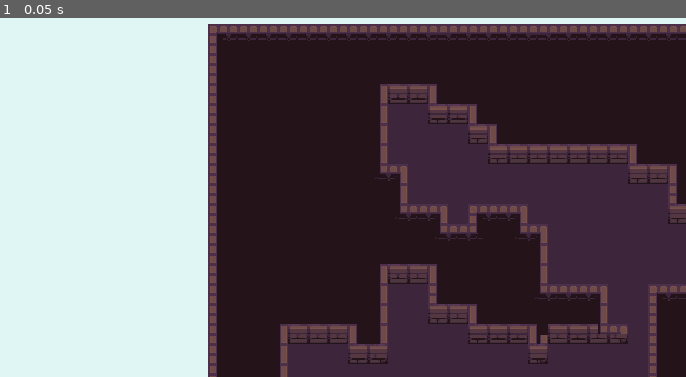
Above: before the commit, frame 1.
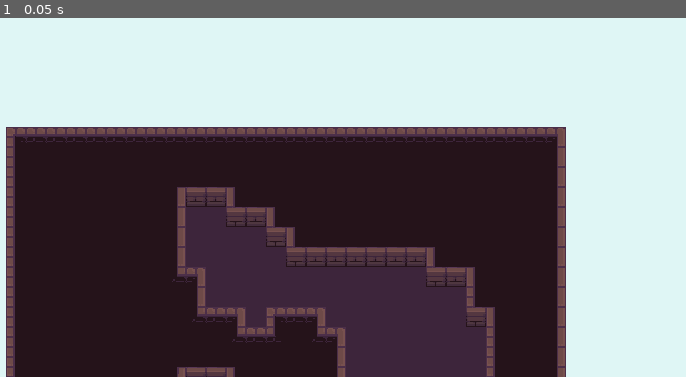
Above: after the commit, the same moment.

Repository: BenjaTK/Gaea
Game: Godot game, scene res://scenes/demos/walker/walker_demo.tscn
Same seed, same stepped clock (60 frames per second), same inputs: the game is played once before the commit and once after it. This scene is started directly instead of the project's main scene.
Inputs:
- Up to frame 1 (0.05 s): no input

The runs differ from the first frame. In frame 1, 72% of the frame differs, in the area x 0-100%, y 1-100%.

Commit message:
Change folders to snake_case to match Godot convention
https://docs.godotengine.org/en/stable/tutorials/best_practices/project_organization.html#style-guide

Diff:
--- a/scenes/demos/heightmap/heightmap_demo.tscn
+++ b/scenes/demos/heightmap/heightmap_demo.tscn
@@ -1,8 +1,8 @@
 [gd_scene load_steps=13 format=3 uid="uid://cgtpv0u1s0qv2"]
 
-[ext_resource type="Script" path="res://addons/gaea/generators/heightmap generator/heightmap_generator_2d.gd" id="1_mu6fy"]
+[ext_resource type="Script" path="res://addons/gaea/generators/heightmap_generator/heightmap_generator_2d.gd" id="1_7xrgd"]
 [ext_resource type="Script" path="res://addons/gaea/modifiers/carver_modifier.gd" id="2_sigkl"]
-[ext_resource type="Script" path="res://addons/gaea/generators/heightmap generator/heightmap_generator_2d_settings.gd" id="3_88gm1"]
+[ext_resource type="Script" path="res://addons/gaea/generators/heightmap_generator/heightmap_generator_2d_settings.gd" id="3_axfok"]
 [ext_resource type="Script" path="res://addons/gaea/generators/tile_info.gd" id="4_eqvdq"]
 [ext_resource type="Texture2D" uid="uid://caoyt0ek7fmdq" path="res://scenes/demos/heightmap/pixel-platformer-tileset - Kenney.png" id="5_m3hdp"]
 
@@ -23,7 +23,7 @@
 seed = 585830562
 
 [sub_resource type="Resource" id="Resource_ke1ms"]
-script = ExtResource("3_88gm1")
+script = ExtResource("3_axfok")
 noise = SubResource("FastNoiseLite_baqq1")
 randomNoiseSeed = true
 worldLength = 128
@@ -181,7 +181,7 @@
 [node name="HeightmapDemo" type="Node2D"]
 
 [node name="HeightmapGenerator2D" type="Node2D" parent="." node_paths=PackedStringArray("tileMap")]
-script = ExtResource("1_mu6fy")
+script = ExtResource("1_7xrgd")
 settings = SubResource("Resource_ke1ms")
 preview = true
 tileMap = NodePath("../TileMap")
--- a/scenes/demos/walker/walker_demo.tscn
+++ b/scenes/demos/walker/walker_demo.tscn
@@ -1,10 +1,10 @@
 [gd_scene load_steps=12 format=3 uid="uid://ccjjdx2d13wkk"]
 
 [ext_resource type="Texture2D" uid="uid://clw7caw7l8w5n" path="res://scenes/demos/walker/dungeon-tileset - Pixel_Poem.png" id="1_es5na"]
-[ext_resource type="Script" path="res://addons/gaea/generators/walker generator/walker_generator.gd" id="2_bskae"]
-[ext_resource type="Script" path="res://addons/gaea/generators/walker generator/walker_generator_settings.gd" id="3_37nb2"]
+[ext_resource type="Script" path="res://addons/gaea/generators/walker_generator/walker_generator.gd" id="2_07wvo"]
 [ext_resource type="Script" path="res://addons/gaea/generators/tile_info.gd" id="4_g3wik"]
 [ext_resource type="Script" path="res://addons/gaea/modifiers/generate_borders_modifier.gd" id="4_oqsv4"]
+[ext_resource type="Script" path="res://addons/gaea/generators/walker_generator/walker_generator_settings.gd" id="5_endcv"]
 
 [sub_resource type="TileSetAtlasSource" id="TileSetAtlasSource_tilod"]
 texture = ExtResource("1_es5na")
@@ -362,7 +362,7 @@
 
 [sub_resource type="Resource" id="Resource_r6isj"]
 resource_name = "Settings"
-script = ExtResource("3_37nb2")
+script = ExtResource("5_endcv")
 fullnessCheck = 0
 maxWalkers = 5
 newDirChance = 0.5
@@ -387,13 +387,12 @@
 [node name="WalkerDemo" type="Node2D"]
 
 [node name="TileMap" type="TileMap" parent="."]
-position = Vector2(162, -82)
 tile_set = SubResource("TileSet_35kdn")
 format = 2
 layer_0/tile_data = PackedInt32Array(983055, 0, 4, 983056, 0, 4, 917519, 0, 4, 917520, 0, 4, 1048592, 0, 4, 1048591, 0, …(17389 unchanged characters)…
 
 [node name="WalkerGenerator" type="Node2D" parent="." node_paths=PackedStringArray("tileMap")]
-script = ExtResource("2_bskae")
+script = ExtResource("2_07wvo")
 settings = SubResource("Resource_r6isj")
 startingTile = Vector2(15, 15)
 preview = true
--- a/scenes/test scene/test_scene.tscn
+++ b/scenes/test scene/test_scene.tscn
@@ -1,7 +1,7 @@
 [gd_scene load_steps=5 format=3 uid="uid://co2ewyknt1m05"]
 
-[ext_resource type="Script" path="res://addons/gaea/generators/walker generator/walker_generator.gd" id="4_pq8th"]
-[ext_resource type="Script" path="res://addons/gaea/generators/walker generator/walker_generator_settings.gd" id="5_hrcms"]
+[ext_resource type="Script" path="res://addons/gaea/generators/walker_generator/walker_generator.gd" id="1_vjv4q"]
+[ext_resource type="Script" path="res://addons/gaea/generators/walker_generator/walker_generator_settings.gd" id="2_hyudk"]
 
 [sub_resource type="TileSet" id="TileSet_qpuuo"]
 physics_layer_0/collision_layer = 1
@@ -11,7 +11,7 @@
 
 [sub_resource type="Resource" id="Resource_cttay"]
 resource_name = "Settings"
-script = ExtResource("5_hrcms")
+script = ExtResource("2_hyudk")
 fullnessCheck = 0
 maxWalkers = 5
 newDirChance = 0.5
@@ -42,6 +42,6 @@
 position = Vector2(7823, -5791)
 
 [node name="WalkerGenerator" type="Node2D" parent="." node_paths=PackedStringArray("tileMap")]
-script = ExtResource("4_pq8th")
+script = ExtResource("1_vjv4q")
 settings = SubResource("Resource_cttay")
 tileMap = NodePath("../TileMap")
Renamed: addons/gaea/generators/cellular generator/cellular_generator.gd -> addons/gaea/generators/cellular_generator/cellular_generator.gd
Renamed: addons/gaea/generators/cellular generator/cellular_generator.svg -> addons/gaea/generators/cellular_generator/cellular_generator.svg
Not shown, changed: addons/gaea/generators/cellular_generator/cellular_generator.svg.import
Renamed: addons/gaea/generators/cellular generator/cellular_generator_settings.gd -> addons/gaea/generators/cellular_generator/cellular_generator_settings.gd
Renamed: addons/gaea/generators/heightmap generator/heightmap_generator_2d.gd -> addons/gaea/generators/heightmap_generator/heightmap_generator_2d.gd
Renamed: addons/gaea/generators/heightmap generator/heightmap_generator_2d.svg -> addons/gaea/generators/heightmap_generator/heightmap_generator_2d.svg
Not shown, changed: addons/gaea/generators/heightmap_generator/heightmap_generator_2d.svg.import
Renamed: addons/gaea/generators/heightmap generator/heightmap_generator_2d_settings.gd -> addons/gaea/generators/heightmap_generator/heightmap_generator_2d_settings.gd
Renamed: addons/gaea/generators/walker generator/walker_generator.gd -> addons/gaea/generators/walker_generator/walker_generator.gd
Renamed: addons/gaea/generators/walker generator/walker_generator.svg -> addons/gaea/generators/walker_generator/walker_generator.svg
Not shown, changed: addons/gaea/generators/walker_generator/walker_generator.svg.import
Renamed: addons/gaea/generators/walker generator/walker_generator_settings.gd -> addons/gaea/generators/walker_generator/walker_generator_settings.gd
